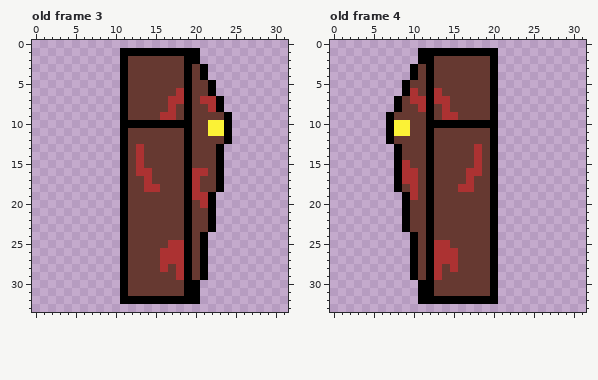
Pixel-art file: ShefJam2Project/Assets/Sprites/spr_vampire.ase. That is the earlier state.
32x34 pixels, 4 frames. Shown: old frame 3, old frame 4. The commit also changed other frames, which this record leaves out.
After:
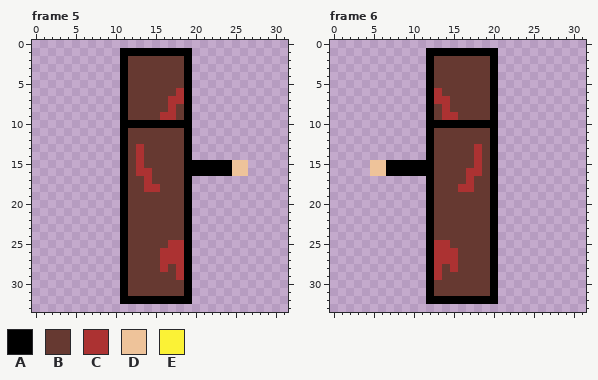
Palette (. is transparent): A #000000  B #663931  C #ac3232  D #eec39a  E #fbf236
A new or re-ordered frame is compared with the old frame closest to it.
Commit: Vampire sprite has opening animations
What changed:
frames 4 -> 6
frames re-ordered
Frame 5 against old frame 3:
The edit adds colour A in rows 15 to 16 at x 24.
Colour B gives way to colour A in row 15 at x 20 to 22; in row 16 at x 22.
Colour C gives way to colour A in row 16 at x 20 to 21.
The edit adds colour D in rows 15 to 16 at x 25 to 26.
Colour A is gone in rows 1 to 2 at x 20; in rows 3 to 4 at x 21; in rows 5 to 6 at x 22; in rows 7 to 8 at x 23; in rows 9 to 12 at x 24; in rows 13 to 14 at x 23.
Colour A is gone in rows 17 to 18 at x 23; in rows 19 to 23 at x 22; in rows 24 to 29 at x 21; in rows 30 to 32 at x 20.
Colour B is gone in rows 3 to 4 at x 20; in rows 5 to 6 at x 20 to 21; in row 7 at x 20; in row 8 at x 20 to 21; in row 9 at x 20 to 23; in rows 10 to 11 at x 20 to 21.
Colour B is gone in row 12 at x 20 to 23; in rows 13 to 14 at x 20 to 22; in rows 17 to 18 at x 21 to 22; in row 20 at x 20; in rows 21 to 23 at x 20 to 21; in rows 24 to 29 at x 20.
Colour C is gone in row 7 at x 21 to 22; in row 8 at x 22; in rows 17 to 18 at x 20; in row 19 at x 20 to 21; in row 20 at x 21.
Colour E is gone in rows 10 to 11 at x 22 to 23.
Frame 6 is new; against old frame 4:
The edit adds colour A in rows 15 to 16 at x 7.
Colour B gives way to colour A in row 15 at x 10 to 11; in row 16 at x 11.
Colour C gives way to colour A in row 15 at x 9; in row 16 at x 9 to 10.
The edit adds colour D in rows 15 to 16 at x 5 to 6.
Colour A is gone in rows 1 to 2 at x 11; in rows 3 to 4 at x 10; in rows 5 to 6 at x 9; in rows 7 to 8 at x 8; in rows 9 to 12 at x 7; in rows 13 to 14 at x 8.
Colour A is gone in rows 17 to 18 at x 8; in rows 19 to 23 at x 9; in rows 24 to 29 at x 10; in rows 30 to 32 at x 11.
Colour B is gone in rows 3 to 4 at x 11; in row 5 at x 10 to 11; in row 6 at x 11; in row 7 at x 9; in row 8 at x 9 to 10; in row 9 at x 8 to 11.
Colour B is gone in rows 10 to 11 at x 10 to 11; in row 12 at x 8 to 11; in rows 13 to 14 at x 9 to 11; in row 17 at x 11; in row 18 at x 9 and 11; in row 19 at x 11.
Colour B is gone in rows 20 to 23 at x 10 to 11; in rows 24 to 29 at x 11.
Colour C is gone in row 6 at x 10; in row 7 at x 10 to 11; in row 8 at x 11; in row 17 at x 9 to 10; in rows 18 to 19 at x 10.
Colour E is gone in rows 10 to 11 at x 8 to 9.
Changed places in both pictures, as pixel boxes (x1, y1, x2, y2):
changed: (192, 48, 248, 304)
changed: (370, 48, 426, 304)
